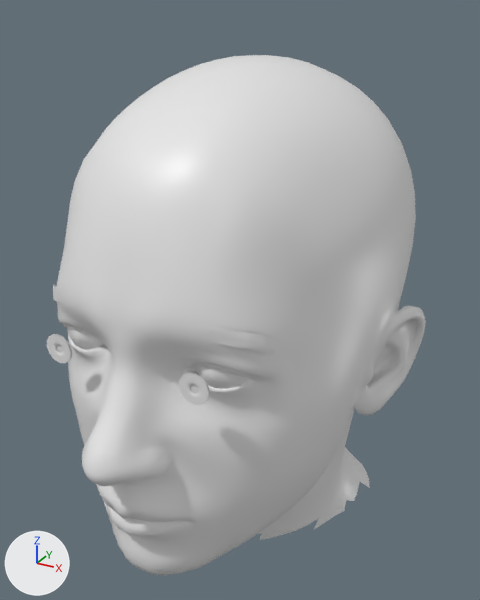
The glTF model godot_project/vitruvian_head.glb, before and after one commit.
Both versions are drawn from a camera (50 mm lens) standing at (0.153, -0.255, 1.766) and looking at (0.001, 0.023, 1.627). Every picture has the same lights, and +X, +Y and +Z are marked at lower left. The first picture is the older version. Vertices at exactly the same position are counted once.

Script lines for the objects in view, before the commit:
```python
me_cm_vitruvian = bpy.data.meshes.new('cm_vitruvian')
me_cm_vitruvian.from_pydata(...)  # 16480 vertices, 32788 faces; spans x -0.09..0.09, y -0.097..0.127, z 1.49..1.746
# faces by material slot: [12616, 2176, 17548, 320, 128]
me_cm_vitruvian.materials.append(mat_vitskin)
me_cm_vitruvian.materials.append(mat_vitsclera)
me_cm_vitruvian.materials.append(mat_vitmouth)
me_cm_vitruvian.materials.append(mat_vitiris)
me_cm_vitruvian.materials.append(mat_vitpupil)
me_eyebrowproxy = bpy.data.meshes.new('EyebrowProxy')
me_eyebrowproxy.from_pydata(...)  # 438 vertices, 768 faces; spans x -0.0565..0.0568, y -0.072..-0.0435, z 1.6421..1.6581
me_eyebrowproxy.materials.append(mat_vitbrows)
ob_cm_vitruvian = bpy.data.objects.new('cm_vitruvian', me_cm_vitruvian)
ob_cm_vitruvian.location = (0.0, 0.0, 0.0)
ob_vitruvian_eyebrows = bpy.data.objects.new('Vitruvian-EyeBrows', me_eyebrowproxy)
ob_vitruvian_eyebrows.location = (0.0, 0.0, 0.0)
```
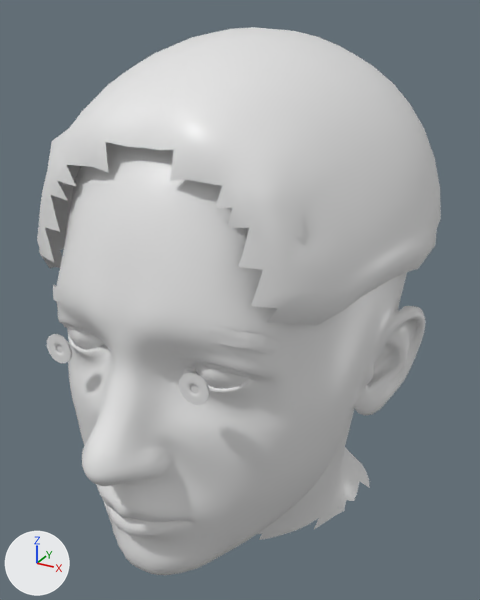
Location of each change, (x1, y1, x2, y2) in pixels of the pictures (480 x 600 px):
'cm_vitruvian', reshaped (7% wider): before (47, 55, 426, 575); after (37, 27, 441, 575)
part 1 of me_cm_vitruvian, added: after (37, 27, 441, 325)

The change, as a diff of the scene's bpy script:
```diff
--- a/godot_project/vitruvian_head.glb.py
+++ b/godot_project/vitruvian_head.glb.py
@@ mat_vitscalp @@
+mat_vitscalp = bpy.data.materials.new('VitScalp')
+# nodes: BsdfPrincipled, Mix, OutputMaterial, VertexColor
+# colours: white #e7e7e7, mixed with the vertex colours
@@ me_cm_vitruvian @@
 # used by ob_cm_vitruvian; location = (0.0, 0.0, 0.0)
-me_cm_vitruvian.from_pydata(...)  # 16480 vertices, 32788 faces; spans x -0.09..0.09, y -0.097..0.127, z 1.49..1.746
+me_cm_vitruvian.from_pydata(...)  # 16917 vertices, 33576 faces; spans x -0.091..0.091, y -0.097..0.139, z 1.49..1.758
+# me_cm_vitruvian part 1: a new loose piece of 437 vertices spanning x -0.091..0.091, y -0.056..0.139, z 1.645..1.758, in mat_vitscalp
 me_cm_vitruvian.materials.append(mat_vitskin)
@@ me_cm_vitruvian @@
 me_cm_vitruvian.materials.append(mat_vitpupil)
+me_cm_vitruvian.materials.append(mat_vitscalp)
```
